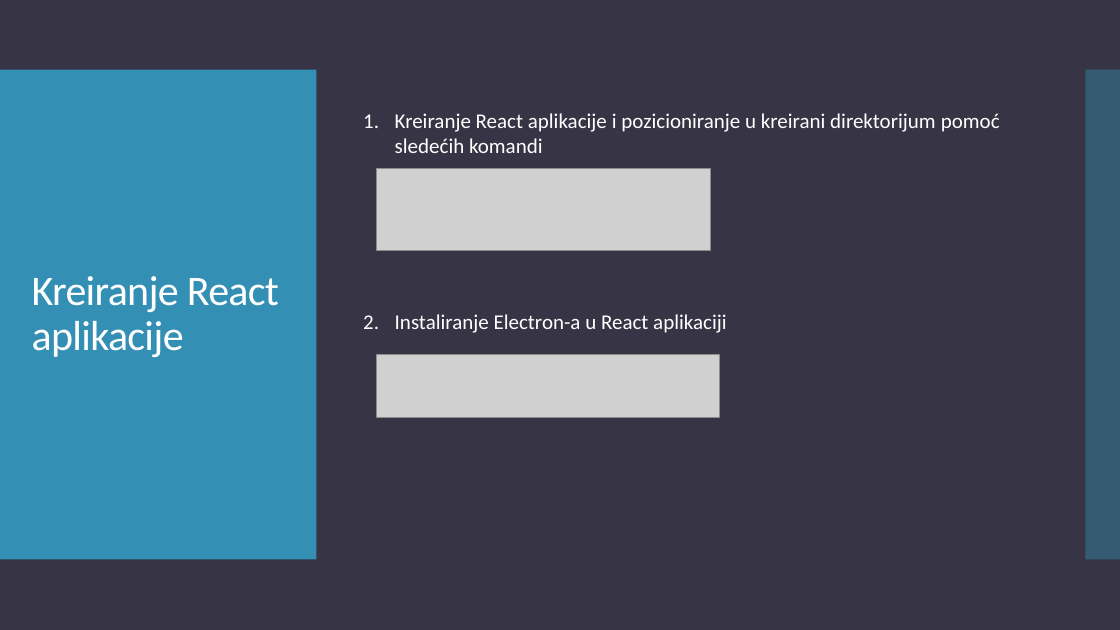
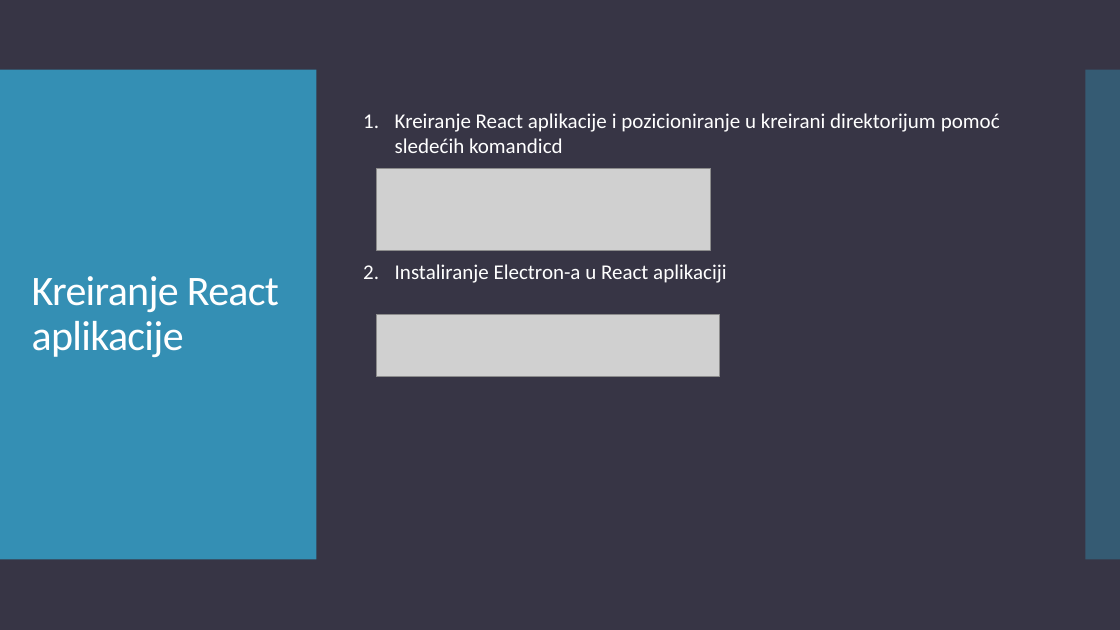
Before and after one commit to teodora18040cvetkovic/electron_react, a slide deck: slide 13 of Electron.pptx. Drawn at 1120x630 pixels with LibreOffice and Linux fonts; fonts in the diff are those of the drawing; grey boxes stand for pictures. Boxes give left, top, right and bottom in pixels: in the first picture for what was removed or moved away, otherwise in the second. Text is boxed around its words. In the diff, an @@ line names an element or a change of style, - is before the commit and + after.

```diff
--- a/Electron.pptx
+++ b/Electron.pptx
@@ text at box(395, 113, 1000, 153): text changed @@
-1. Kreiranje React aplikacije i pozicioniranje u kreirani direktorijum pomoć sledećih komandi
+1. Kreiranje React aplikacije i pozicioniranje u kreirani direktorijum pomoć sledećih komandicd
@@ picture: place and size @@
-picture at box(376, 355, 719, 417)
+picture at box(376, 315, 719, 377)
```
Also in this commit, not shown: 4 other slides changed, 3 slides added, 1 other file.
